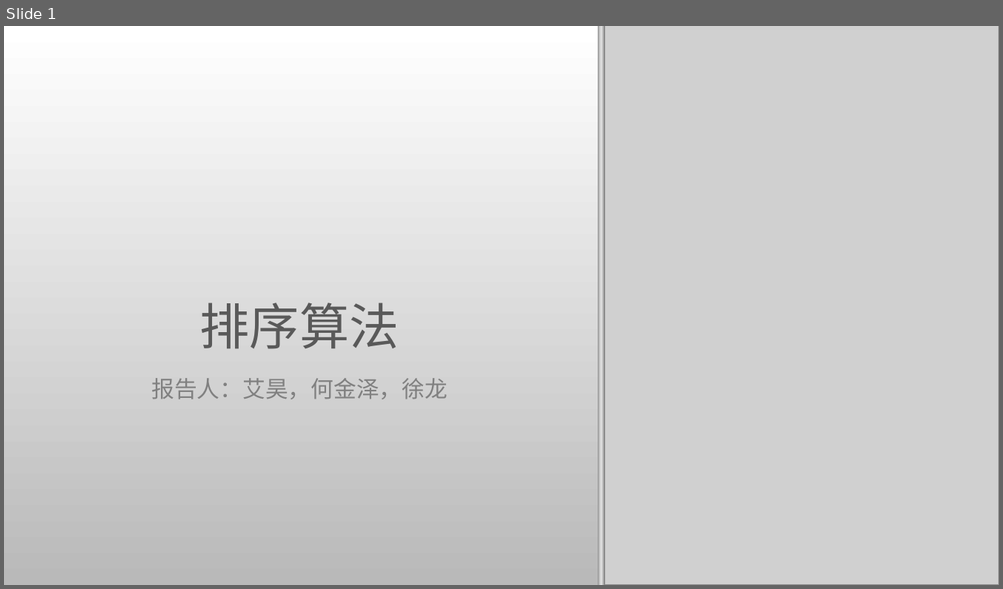
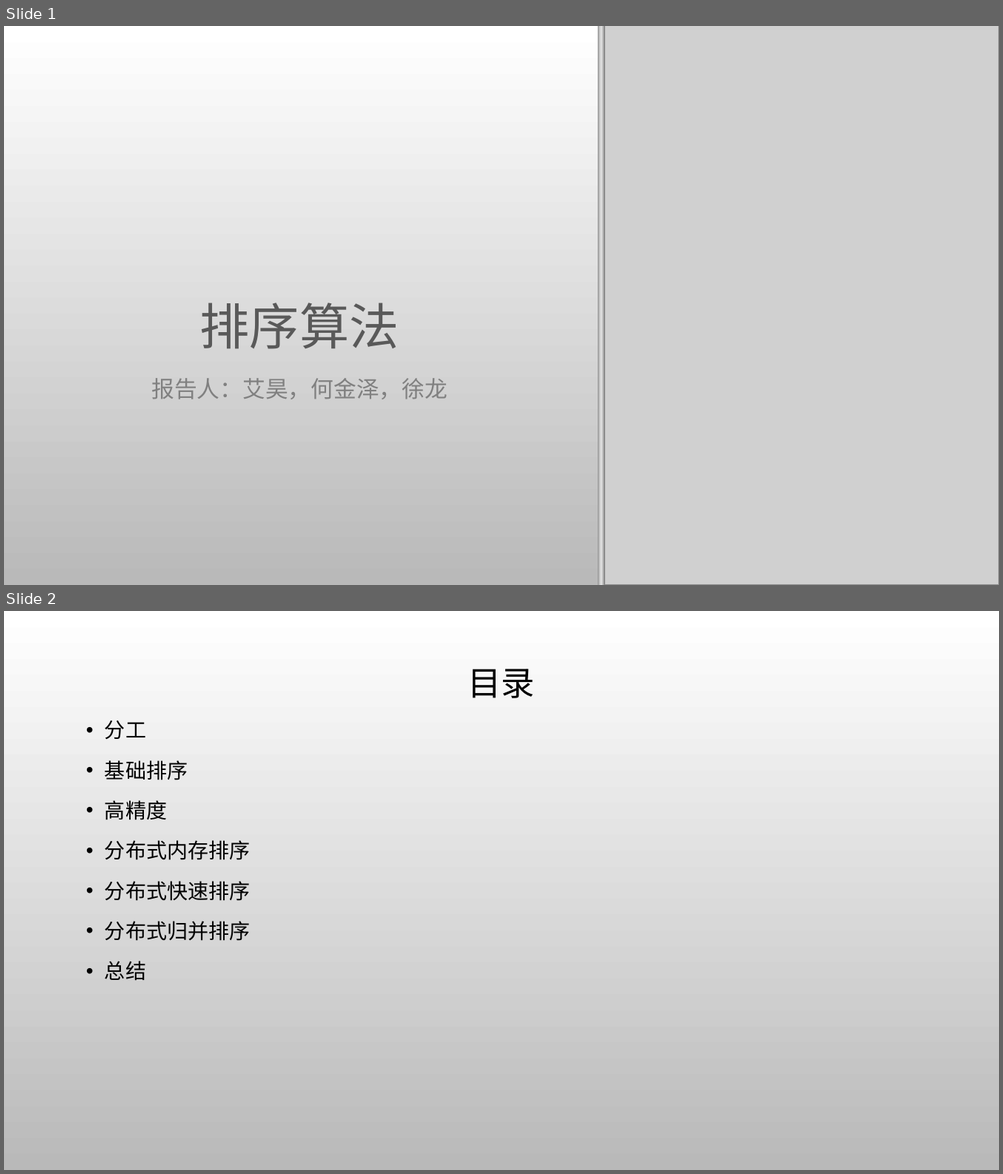
Before and after one commit to AisingioroHao0/BUAA_ProgrammingAndAlgorithms_TermProject, a slide deck: 答辩PPT/排序算法.pptx. Shown one above the other, each under a label of ours: slide 1 before the commit, slides 1 and 2 after it. The pictures are 1003x589 and 1003x1174 pixels, drawn with LibreOffice and Linux fonts; fonts in the diff are those of the drawing; grey boxes stand for pictures; background and template pictures are left out. Boxes give left, top, right and bottom in pixels: in the first picture for what was removed or moved away, otherwise in the second. Text is boxed around its words. In the diff, an @@ line names an element or a change of style, - is before the commit and + after.

```diff
--- a/答辩PPT/排序算法.pptx
+++ b/答辩PPT/排序算法.pptx
@@ slide 2 added at (x1=4, y1=611, x2=999, y2=1170), background picture (left out) @@
@@ title added at (x1=468, y1=669, x2=535, y2=698), 32.4 pt, text #000000 @@
+目录
@@ text added at (x1=105, y1=721, x2=250, y2=981), 20 pt, text #000000 @@
+• 分工
+• 基础排序
+• 高精度
+• 分布式内存排序
+• 分布式快速排序
+• 分布式归并排序
+• 总结
```
Also in this commit, not shown: 7 slides changed, 18 other slides added, 3 other files.
